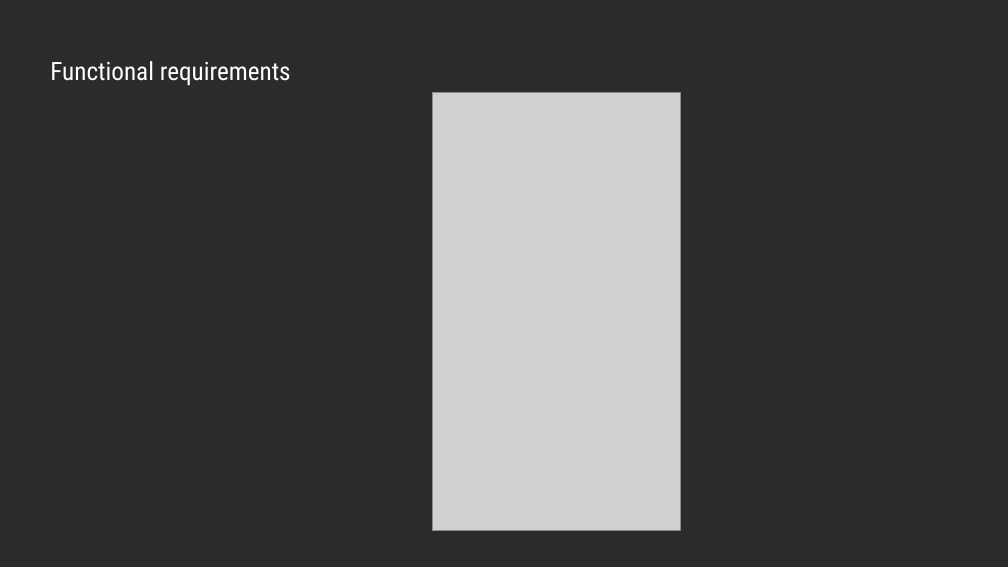
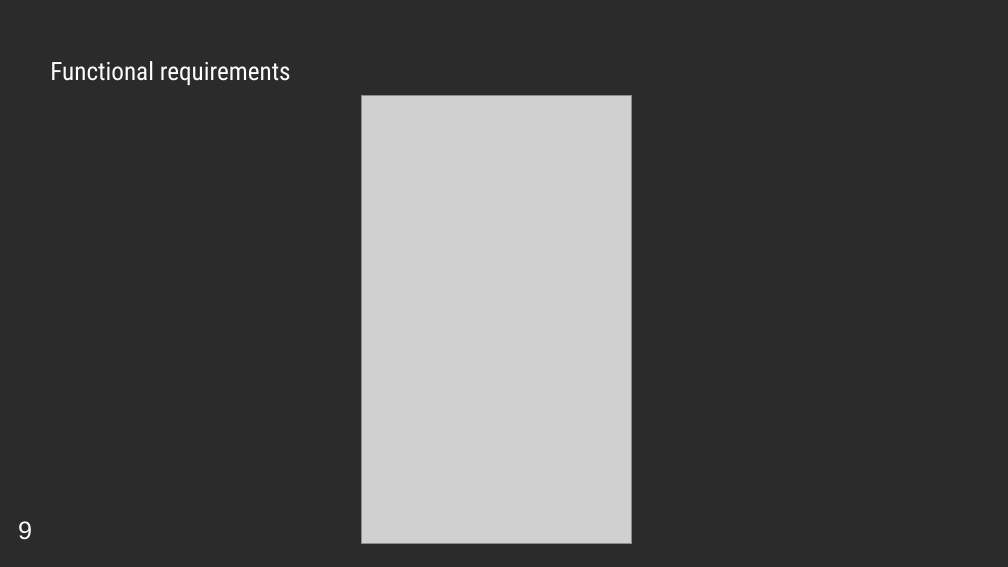
Before and after one commit to YoussifAssem/Genatac, a slide deck: slide 10 of E-Genetics/presentations/SRS (2).pptx. Drawn at 1008x567 pixels with LibreOffice and Linux fonts; fonts in the diff are those of the drawing; grey boxes stand for pictures; background and template pictures are left out; a plain dark background stands for a picture behind light text. Boxes give left, top, right and bottom in pixels: in the first picture for what was removed or moved away, otherwise in the second. Text is boxed around its words. In the diff, an @@ line names an element or a change of style, - is before the commit and + after.

```diff
--- a/E-Genetics/presentations/SRS (2).pptx
+++ b/E-Genetics/presentations/SRS (2).pptx
@@ picture: place and size @@
-picture at <box>432,93,680,530</box>
+picture at <box>361,96,631,543</box>
@@ text added at <box>18,521,32,540</box>, 18 pt, text #FFFFFF @@
+9
```
Also in this commit, not shown: 15 other slides changed.
